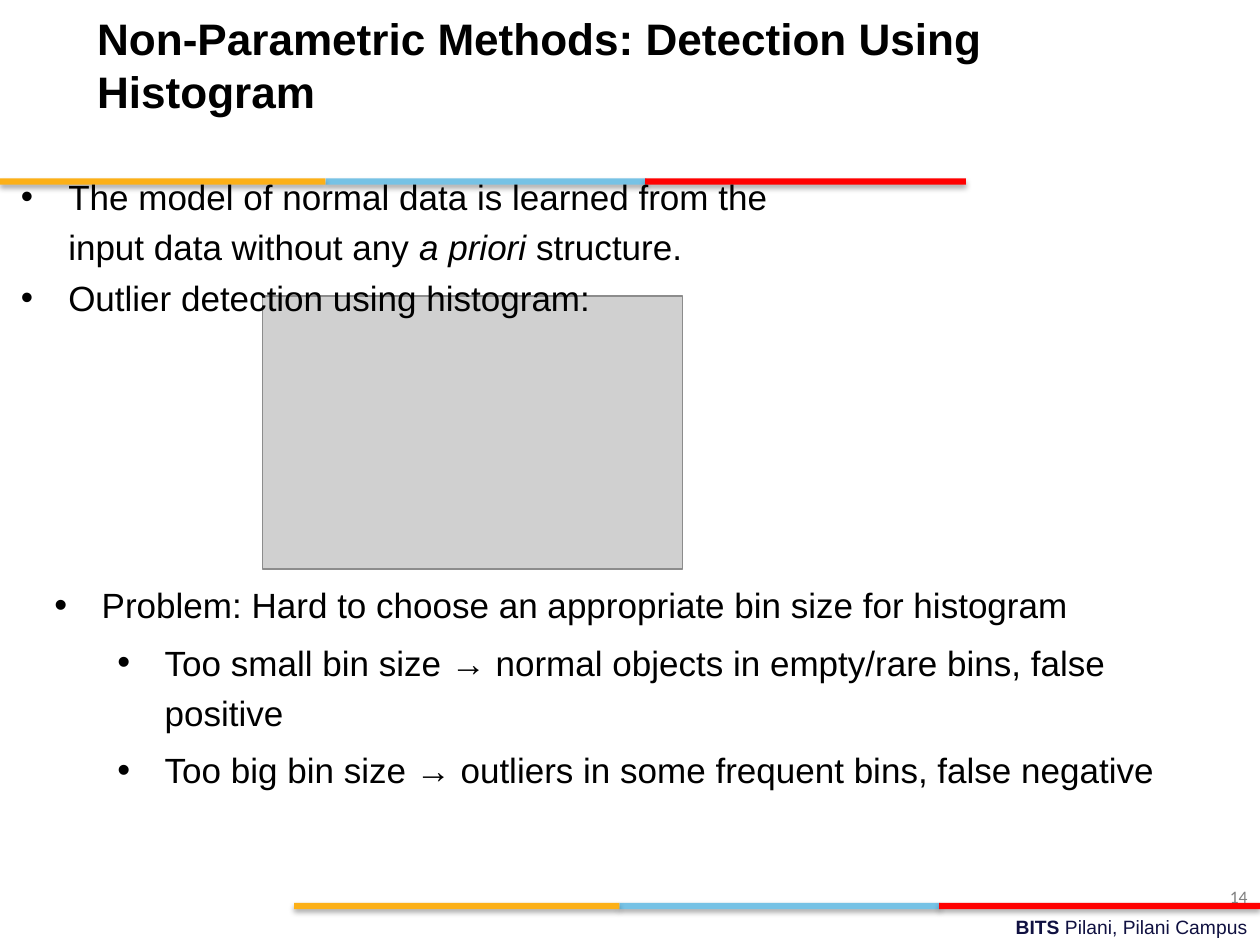
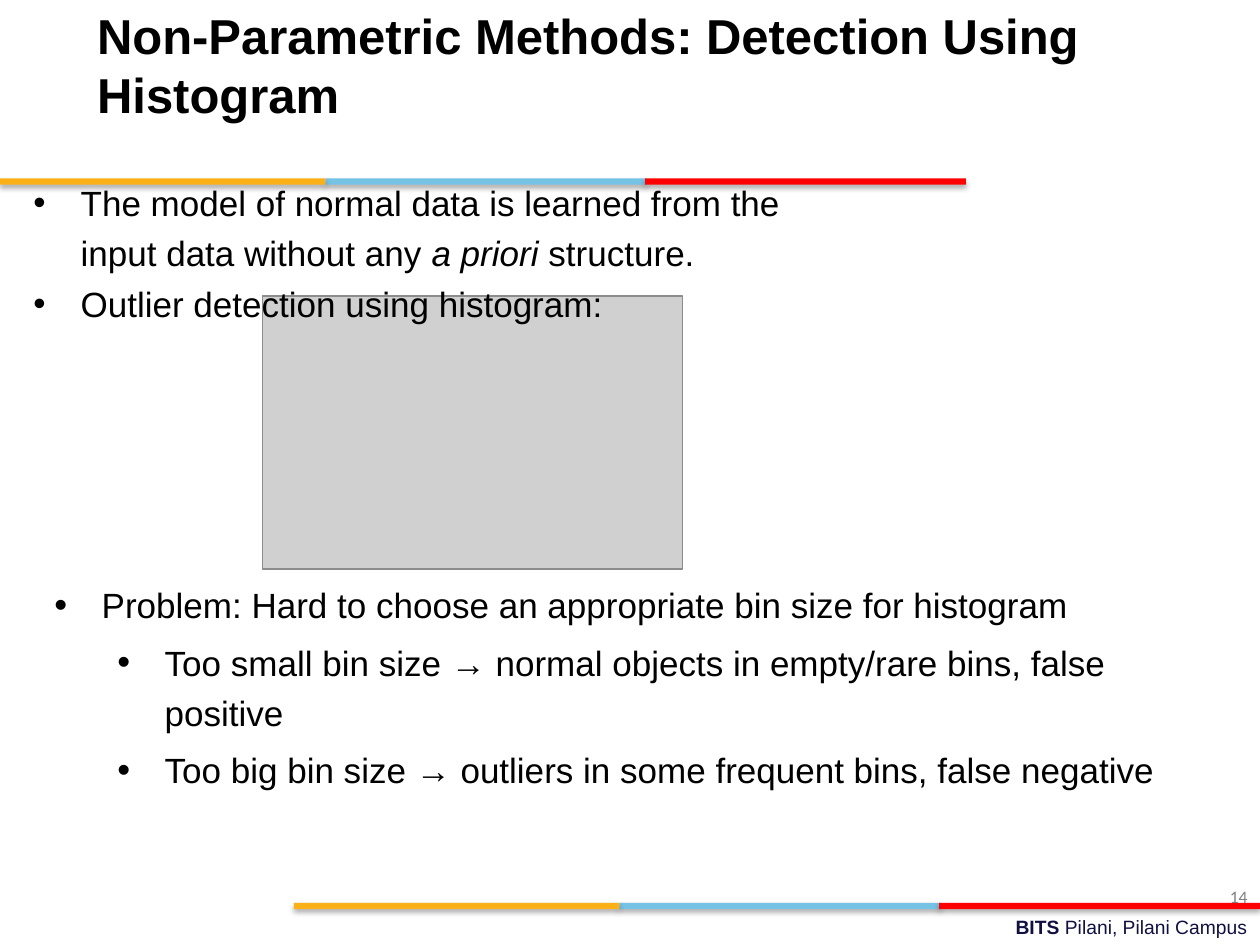
Before and after one commit to ElisonSherton/MTech_DSE, a slide deck: slide 14 of Sem1/DM/lecture_slides/Outlier ananlysis.pptx. Drawn at 1260x945 pixels with LibreOffice and Linux fonts; fonts in the diff are those of the drawing; grey boxes stand for pictures; background and template pictures are left out. Boxes give left, top, right and bottom in pixels: in the first picture for what was removed or moved away, otherwise in the second. Text is boxed around its words. In the diff, an @@ line names an element or a change of style, - is before the commit and + after.

```diff
--- a/Sem1/DM/lecture_slides/Outlier ananlysis.pptx
+++ b/Sem1/DM/lecture_slides/Outlier ananlysis.pptx
@@ text "Non-Parametric Methods: Detection Using Histogram" at box(97, 18, 1079, 123): size 25.2 to 28 pt @@
@@ text "The model of normal data ..." at box(81, 188, 780, 324): indent changed @@
```
Also in this commit, not shown: 20 other slides changed, 2 slides added, 3 slides removed, 15 other files.
